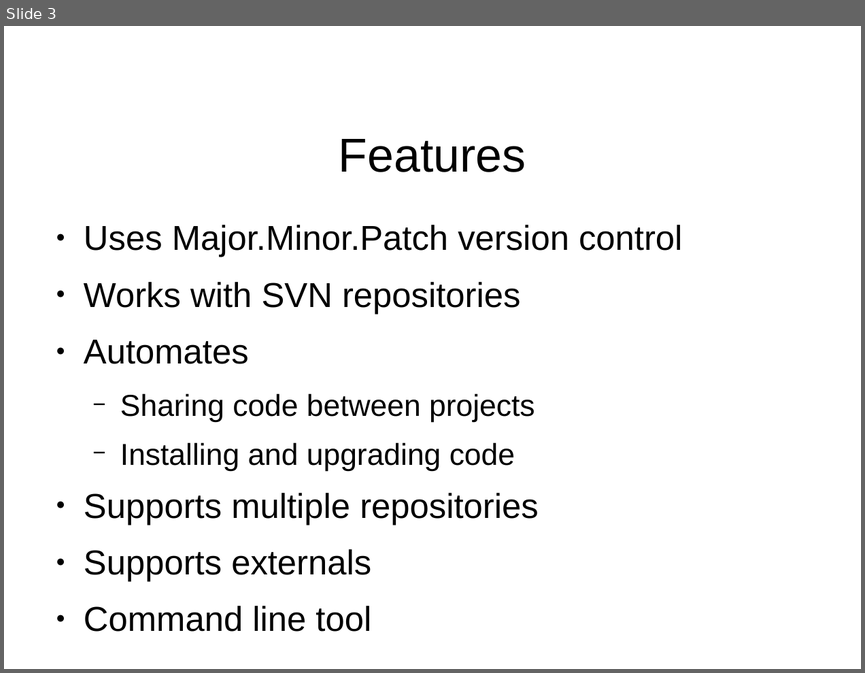
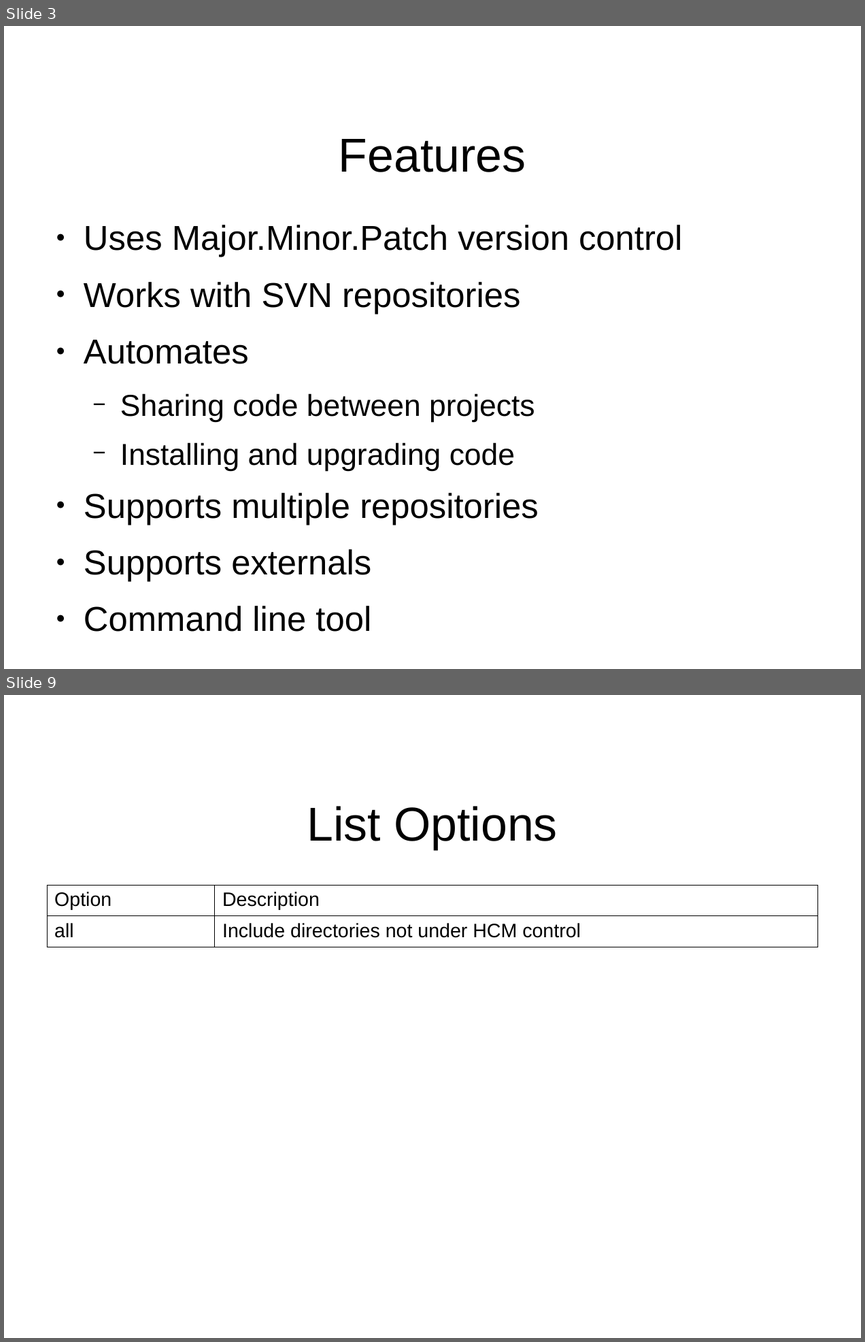
Before and after one commit to jeremiah-c-leary/hdl-component-manager, a slide deck: docs/presentations/hdl-component-manager.odp. Shown one above the other, each under a label of ours: slide 3 before the commit, slides 3 and 9 after it; the slides between them are not shown. The pictures are 865x673 and 865x1342 pixels, drawn with LibreOffice and Linux fonts; fonts in the diff are those of the drawing; background and template pictures are left out. Boxes give left, top, right and bottom in pixels: in the first picture for what was removed or moved away, otherwise in the second. Text is boxed around its words. In the diff, an @@ line names an element or a change of style, - is before the commit and + after.

```diff
--- a/docs/presentations/hdl-component-manager.odp
+++ b/docs/presentations/hdl-component-manager.odp
@@ slide 9 added at (x1=4, y1=695, x2=861, y2=1338), background #FFFFFF @@
@@ title added at (x1=307, y1=806, x2=558, y2=849), 44 pt, text #000000 @@
+List Options
@@ table added at (x1=47, y1=885, x2=818, y2=944), 2 rows, 2 columns @@
+Option | Description
+all | Include directories not under HCM control
```
Also in this commit, not shown: 3 slides changed, 11 other slides added, 1 slide removed, 1 other file.
